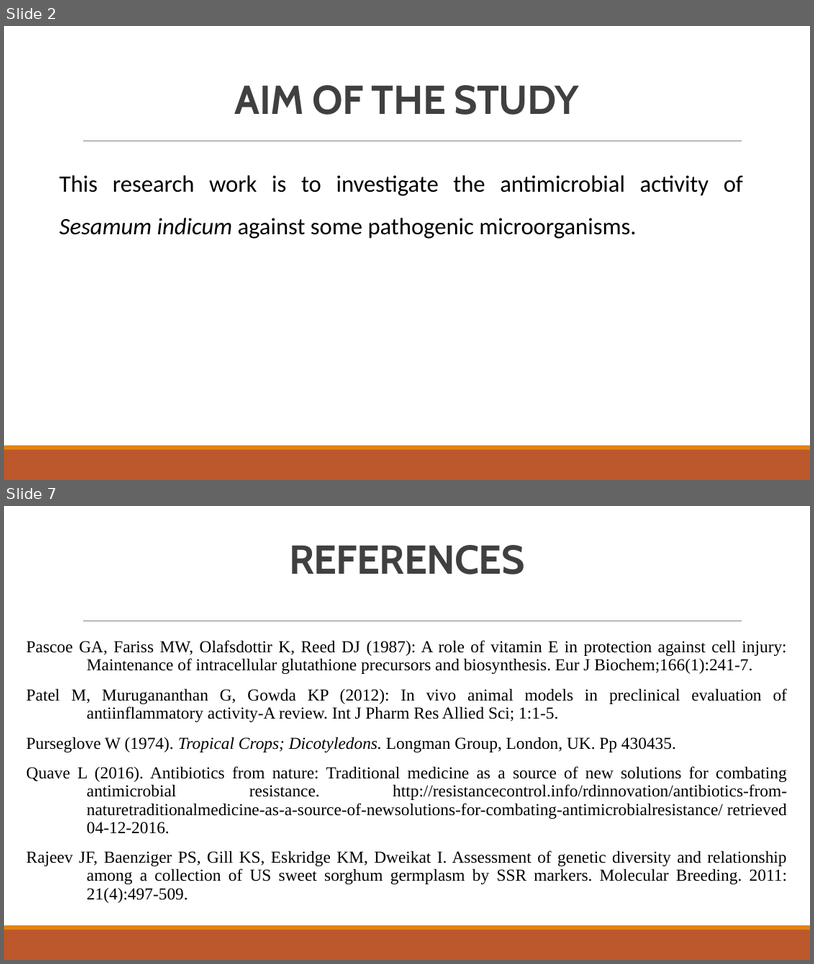
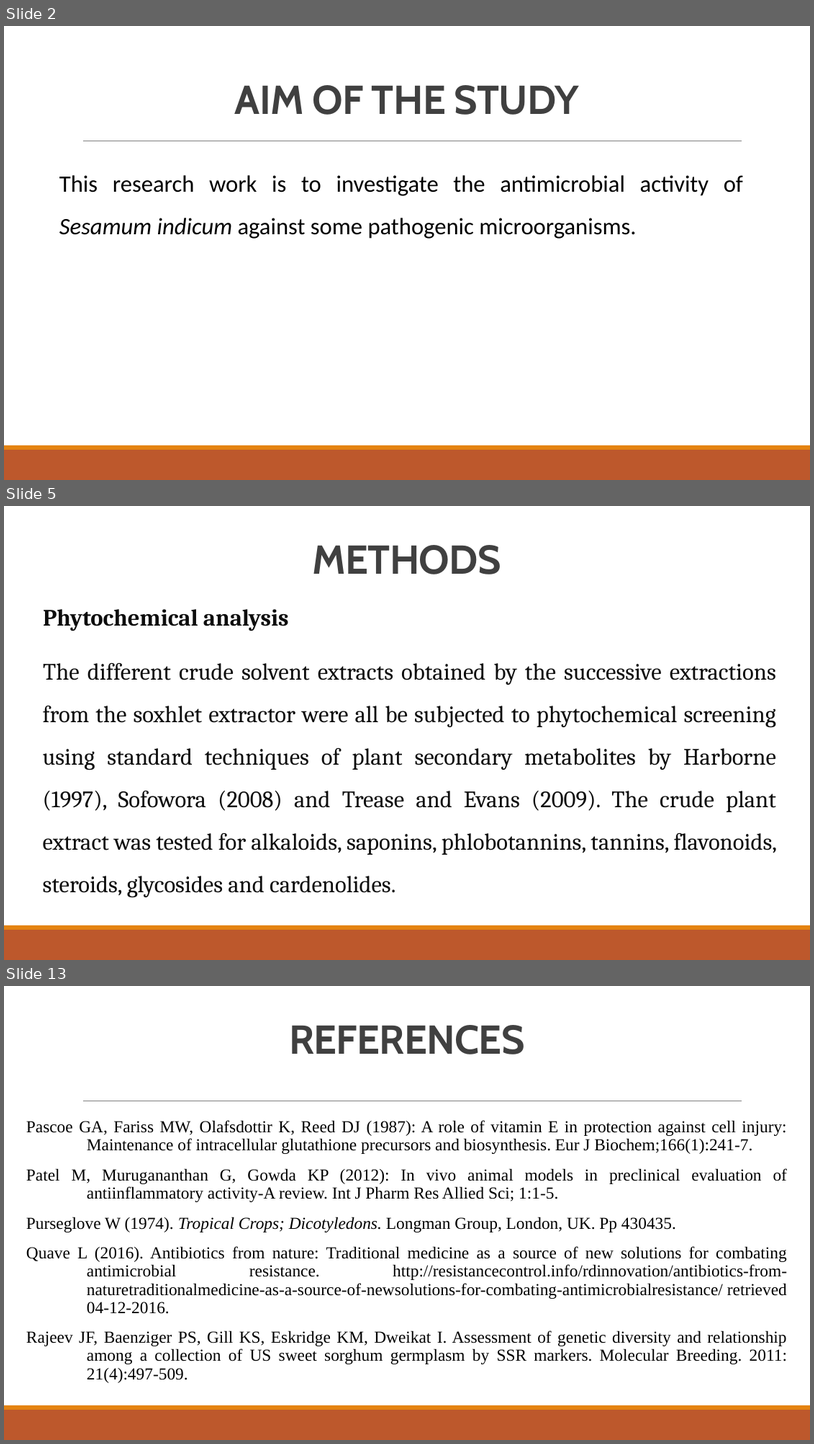
Before and after one commit to Akamshu/documents, a slide deck: PROJECT 2023/BST/SESAMUM/POWERPOINT.pptx. Shown one above the other, each under a label of ours: slides 2 and 7 before the commit, slides 2, 5 and 13 after it; the slides between them are not shown. The pictures are 814x964 and 814x1444 pixels, drawn with LibreOffice and Linux fonts; fonts in the diff are those of the drawing. Boxes give left, top, right and bottom in pixels: in the first picture for what was removed or moved away, otherwise in the second. Text is boxed around its words. In the diff, an @@ line names an element or a change of style, - is before the commit and + after.

```diff
--- a/PROJECT 2023/BST/SESAMUM/POWERPOINT.pptx
+++ b/PROJECT 2023/BST/SESAMUM/POWERPOINT.pptx
@@ slide 5 added at (4,506,810,960), background #FFFFFF; not listed: 2 template elements that a slide beside it also shows @@
@@ title added at (313,545,502,574), 48 pt, text #404040, bold @@
+METHODS
@@ text added at (36,585,777,922), fill #FFFFFF, 28 pt, text #0D0D0D @@
+  Phytochemical analysis
+  The different crude solvent extracts obtained by the successive extractions from the soxhlet extractor were all be subjected to phytochemical screening using standard techniques of plant secondary metabolites by Harborne (1997), Sofowora (2008) and Trease and Evans (2009). The crude plant extract was tested for alkaloids, saponins, phlobotannins, tannins, flavonoids, steroids, glycosides and cardenolides.
@@ what was slide 7 is now slide 13 @@
```
Also in this commit, not shown: 4 slides changed, 6 other slides added, 1 slide removed, 11 other files.
